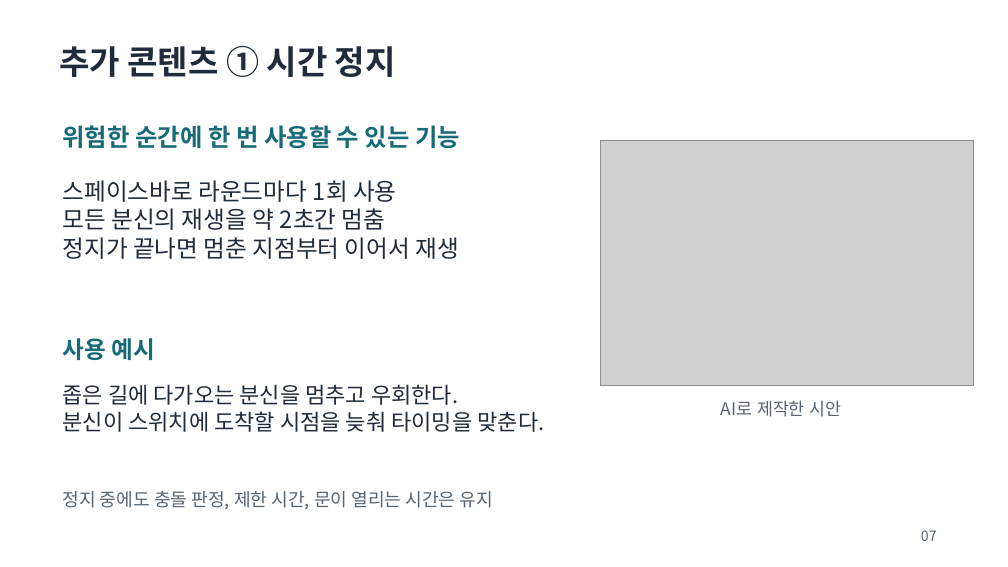
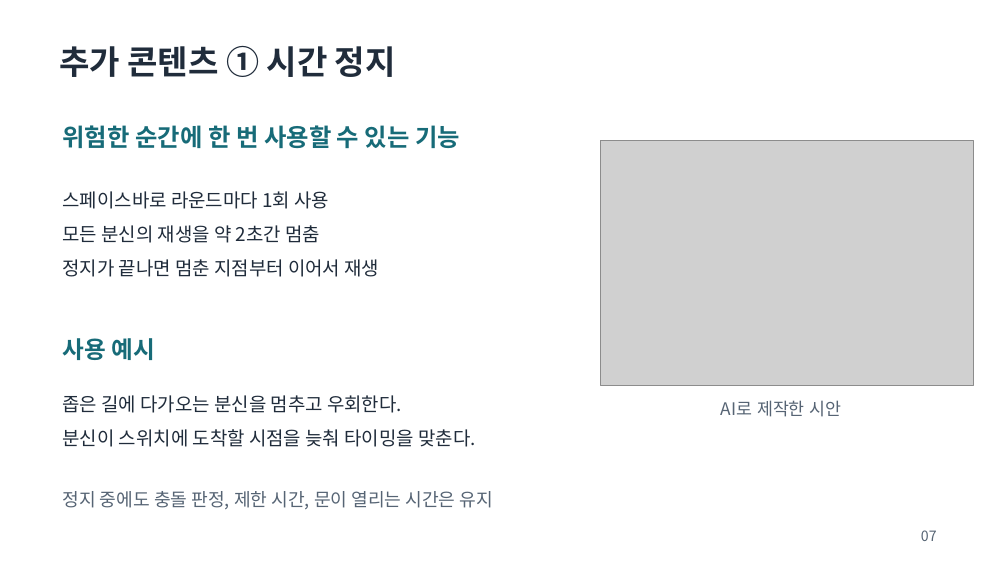
Before and after one commit to wkdguswls0315/avoid-my-past, a slide deck: slide 7 of 2024182043_장현진_기획서.pptx. Drawn at 1008x567 pixels with LibreOffice and Linux fonts; fonts in the diff are those of the drawing; grey boxes stand for pictures. Boxes give left, top, right and bottom in pixels: in the first picture for what was removed or moved away, otherwise in the second. Text is boxed around its words. In the diff, an @@ line names an element or a change of style, - is before the commit and + after.

```diff
--- a/2024182043_장현진_기획서.pptx
+++ b/2024182043_장현진_기획서.pptx
@@ text "스페이스바로 라운드마다 1회 사용" at (63, 191, 380, 277): size 22.5 to 18 pt; line spacing 1 to 1.5 @@
@@ text "좁은 길에 다가오는 분신을 멈추고 ..." at (63, 395, 475, 447): size 21 to 18 pt; line spacing 1 to 1.5 @@
```
Also in this commit, not shown: 4 other slides changed.
